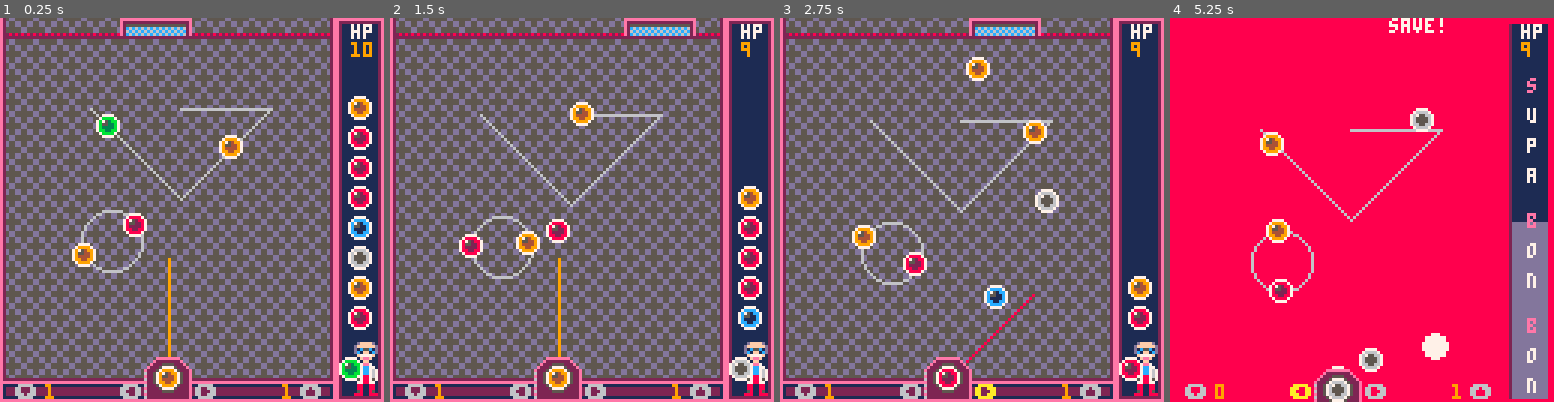
Above: before the commit, frames 1-4 (left to right).
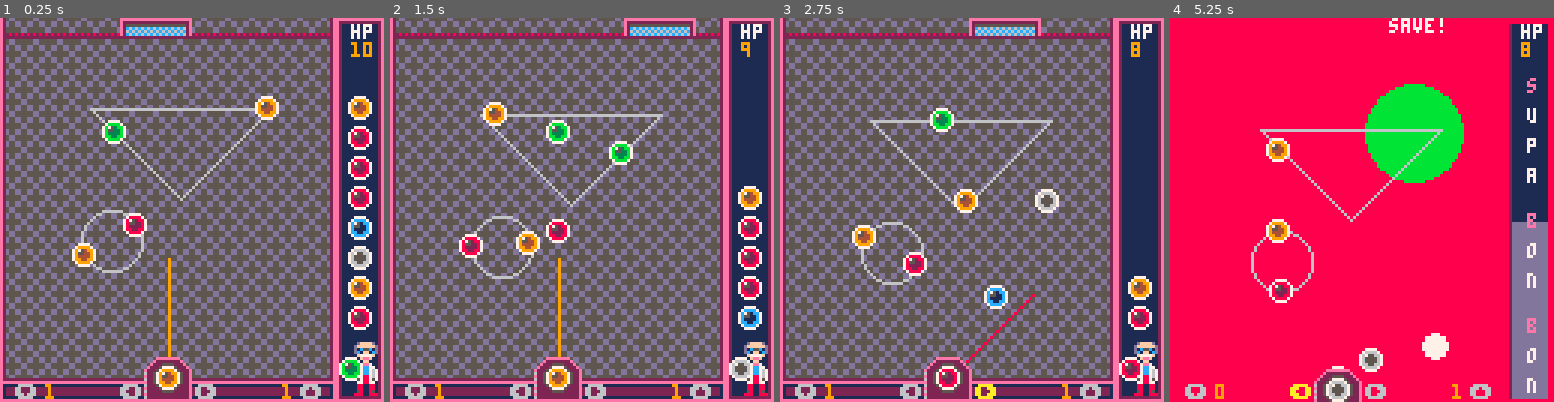
Above: after the commit, the same moments.

Repository: adamwoolridge/pico8
Game: PICO-8 cartridge bonbonshoot.p8
Two runs of this game, one before a commit and one after it. Both use one fixed random seed, a clock stepped at 60 frames per second and the inputs below.
Inputs:
- Up to frame 1 (0.25 s): no input
- Up to frame 2 (1.5 s): tap X (X key) at 0.33, 1.07 s; tap O (Z key) at 0.7 s
- Up to frame 3 (2.75 s): hold Right 1.6-2.1 s; tap O (Z key) at 1.7, 2.1, 2.5 s; tap X (X key) at 1.85 s; hold Right from 2.47 s (still down)
- Up to frame 4 (5.25 s): tap O (Z key) every 0.4 s from 2.9 to 4.9 s; tap X (X key) at 2.97, 4.08, 5.2 s; release Right at 3.03 s; hold Left 3.08-3.58 s; hold Down 3.63-3.97 s; hold Right 4.02-4.68 s; hold Left from 5.08 s (still down)

The runs differ from the first frame. In frame 1, 1.2% of the frame differs, in the area x 24-73%, y 20-37%; in frame 2, 1.3%; in frame 3, 1.3%; in frame 4, 5.6%, in the area x 23-93%, y 8-43%.

Commit message:
[Bonbon] Wrap mode

Diff:
--- a/bonbonshoot.p8
+++ b/bonbonshoot.p8
@@ -167,9 +167,7 @@
 	e.vy = vy
 	e.balls = {}
 	e.wave = wave
-
-	addballtoenemy(e, 0, 0)
-	addballtoenemy(e, 0, 0.5)
+	e.wrap = false
 
 	add(wave.enemies, e)
 	add	(enemies,e)
@@ -218,10 +216,15 @@
 	next_ball()
 
 	w1 = makewave()
-	makeenemy(w1, "l", {30,30, 60, 60, 90, 30, 60, 30},0, 0, 0, 0.05, 10).speed = 0.01
-	makeenemy(w1, "c", {10},33, 70, 0, 0.05, 10)
-	-- makeenemy(w1, "c", {20},52, 45, 0, 0.05, 20).rotdir = -1
-	-- makeenemy(w1, "c", {10},71, 35, 0, 0.05, 10).rotdir = -1
+	local e1 = makeenemy(w1, "l", {30,30, 60, 60, 90, 30, 30, 30},0, 0, 0, 0.05, 10)
+	e1.wrap = true
+	e1.speed = 0.01
+	addballtoenemy(e1, 0, 0)
+	addballtoenemy(e1, 0, 0.5)
+
+	local e2 = makeenemy(w1, "c", {10},33, 70, 0, 0.05, 10)
+	addballtoenemy(e2, 0, 0)
+	addballtoenemy(e2, 0, 0.5)
 
 	currentwave = w1
 end
@@ -633,11 +636,19 @@
 		elseif (e.type=="l") then
 			b.progress += e.speed * b.dir
 			if (b.progress > 1) then
-				b.dir = -1
-				b.progress = 1
+				if (e.wrap == false) then
+					b.dir = -1
+					b.progress = 1
+				else
+					b.progress = 0
+				end
 			elseif (b.progress <= 0) then
-				b.dir = 1
-				b.progress = 0
+				if (e.wrap == false) then
+					b.dir = 1
+					b.progress = 0
+				else
+					b.progress = 0
+				end
 			end
 			local pp = progrespointalongline(b.progress, e.sizes)
 			b.x = e.x + (pp.x-4)
